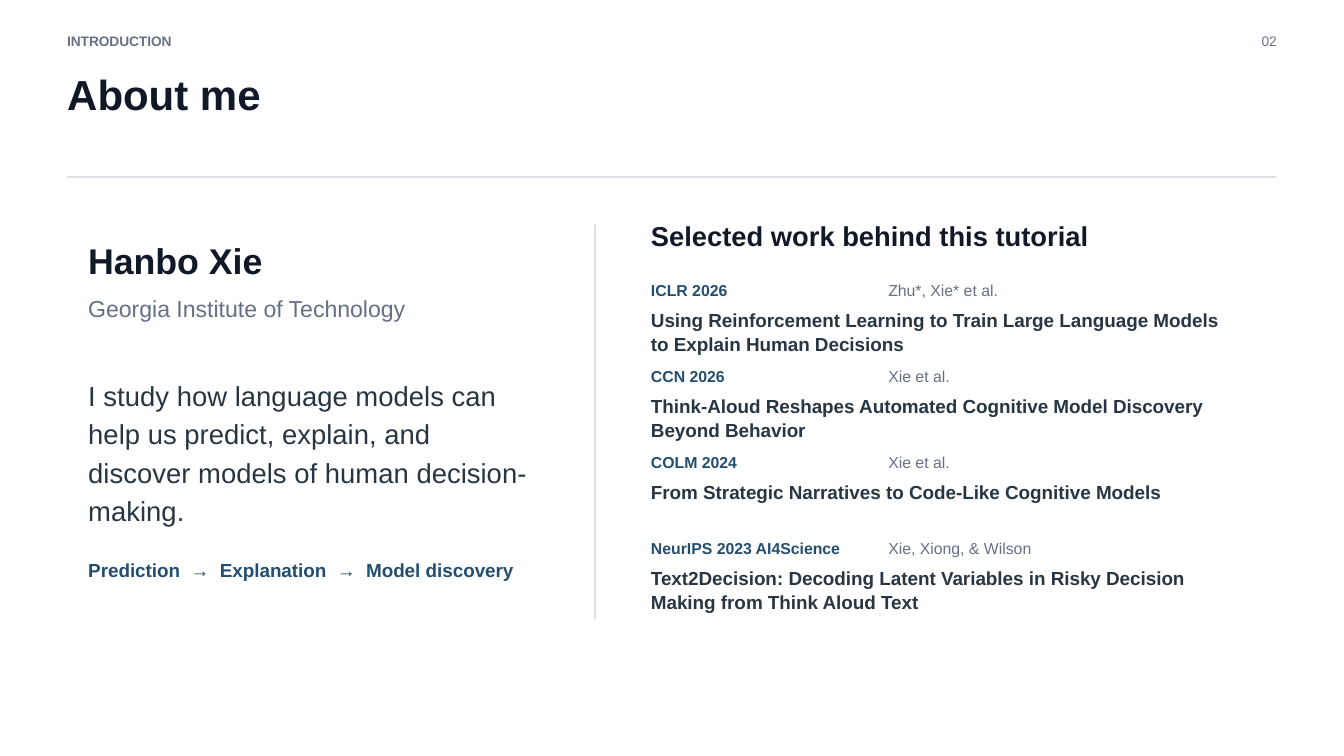
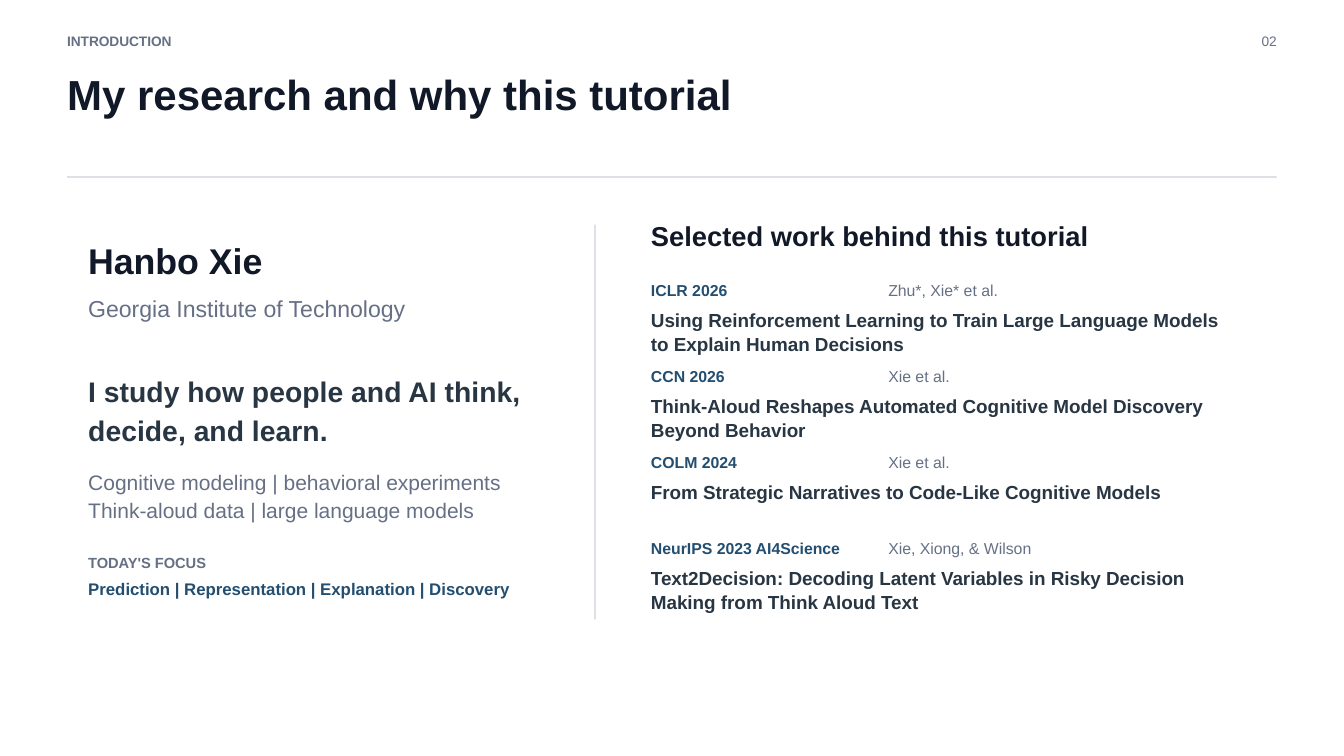
Before and after one commit to xhb120633/LLM_human_decisions, a slide deck: slide 2 of slides/llm_human_decisions_tutorial.pptx. Drawn at 1344x756 pixels with LibreOffice and Linux fonts; fonts in the diff are those of the drawing. Boxes give left, top, right and bottom in pixels: in the first picture for what was removed or moved away, otherwise in the second. Text is boxed around its words. In the diff, an @@ line names an element or a change of style, - is before the commit and + after.

Commit message:
Broaden tutorial research introduction

```diff
--- a/slides/llm_human_decisions_tutorial.pptx
+++ b/slides/llm_human_decisions_tutorial.pptx
@@ text at (67,79,731,119): text changed @@
-About me
+My research and why this tutorial
@@ text at (88,381,521,446): text changed; size 19.6 to 20.2 pt; bold on @@
-I study how language models can help us predict, explain, and discover models of human decision-making.
+I study how people and AI think, decide, and learn.
@@ text added at (88,475,500,522), 15 pt, text #667085 @@
+Cognitive modeling | behavioral experiments
+Think-aloud data | large language models
@@ text added at (88,558,206,568), 10.5 pt, text #667085, bold @@
+TODAY'S FOCUS
@@ text at (88,583,509,599): text changed; size 13.5 to 12 pt @@
-Prediction → Explanation → Model discovery
+Prediction | Representation | Explanation | Discovery
```
Also in this commit, not shown: 1 other file.
